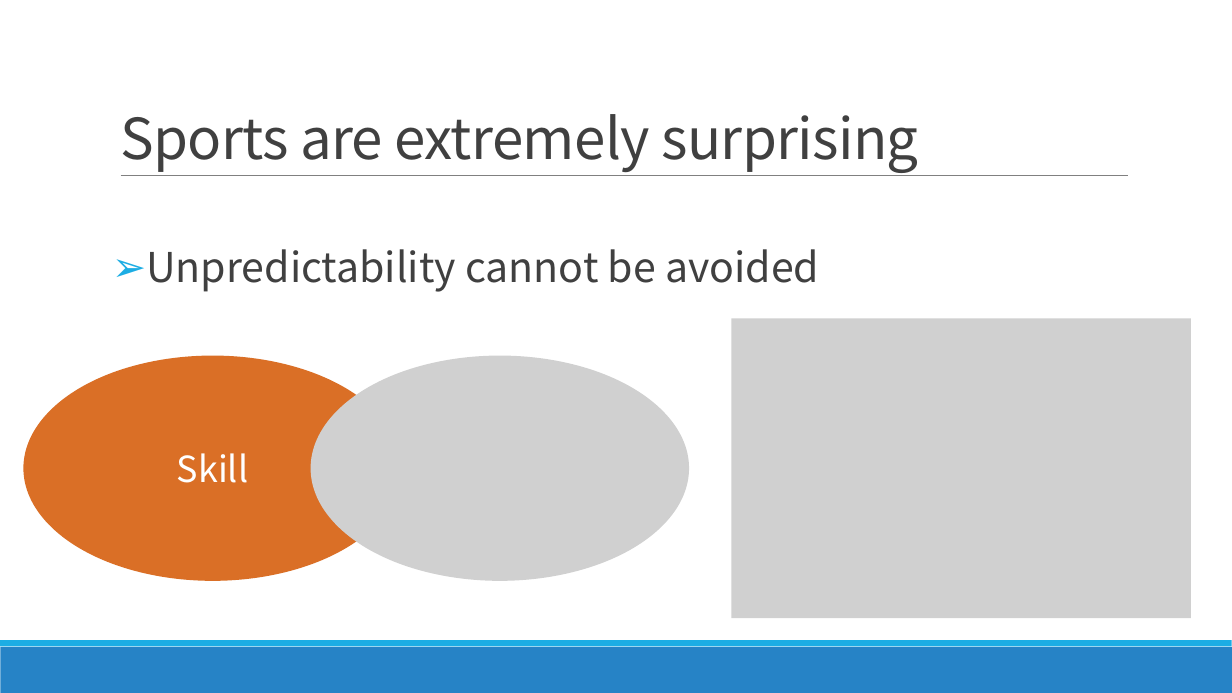
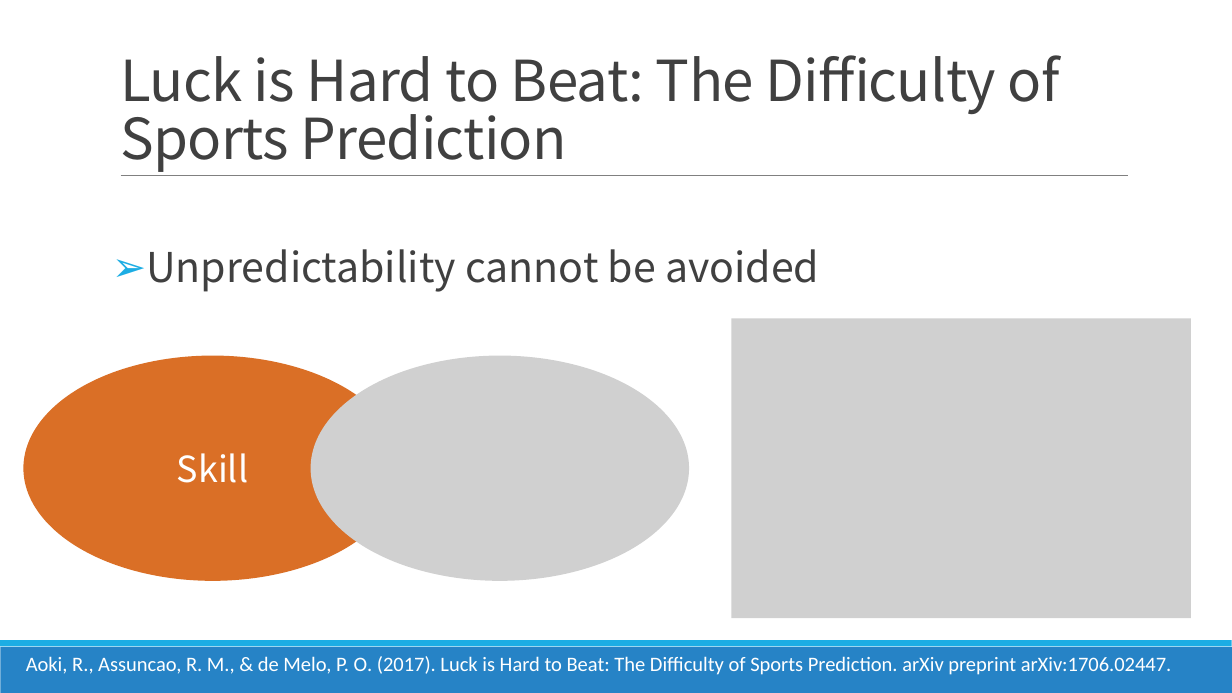
Before and after one commit to FindNorthStar/DataMining, a slide deck: slide 7 of homework_1/Luck is Hard to Beat The Difficulty of Sports Prediction.pptx. Drawn at 1232x693 pixels with LibreOffice and Linux fonts; fonts in the diff are those of the drawing; grey boxes stand for pictures. Boxes give left, top, right and bottom in pixels: in the first picture for what was removed or moved away, otherwise in the second. Text is boxed around its words. In the diff, an @@ line names an element or a change of style, - is before the commit and + after.

```diff
--- a/homework_1/Luck is Hard to Beat The Difficulty of Sports Prediction.pptx
+++ b/homework_1/Luck is Hard to Beat The Difficulty of Sports Prediction.pptx
@@ title at bbox=[120, 55, 1060, 172]: text changed @@
-Sports are extremely surprising
+Luck is Hard to Beat: The Difficulty of Sports Prediction
@@ text added at bbox=[26, 656, 1172, 675], 16 pt, text #FFFFFF @@
+Aoki, R., Assuncao, R. M., & de Melo, P. O. (2017). Luck is Hard to Beat: The Difficulty of Sports Prediction. arXiv preprint arXiv:1706.02447.
```
Also in this commit, not shown: 7 other slides changed, 2 slides added, 1 slide removed, 4 other files.
